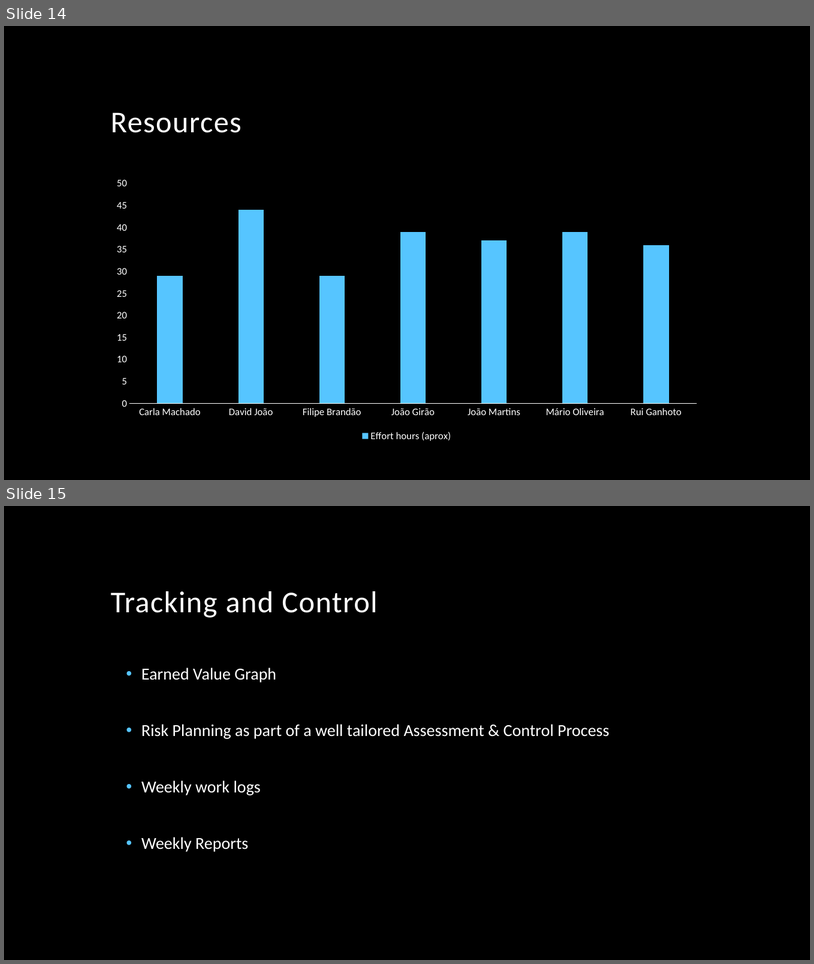
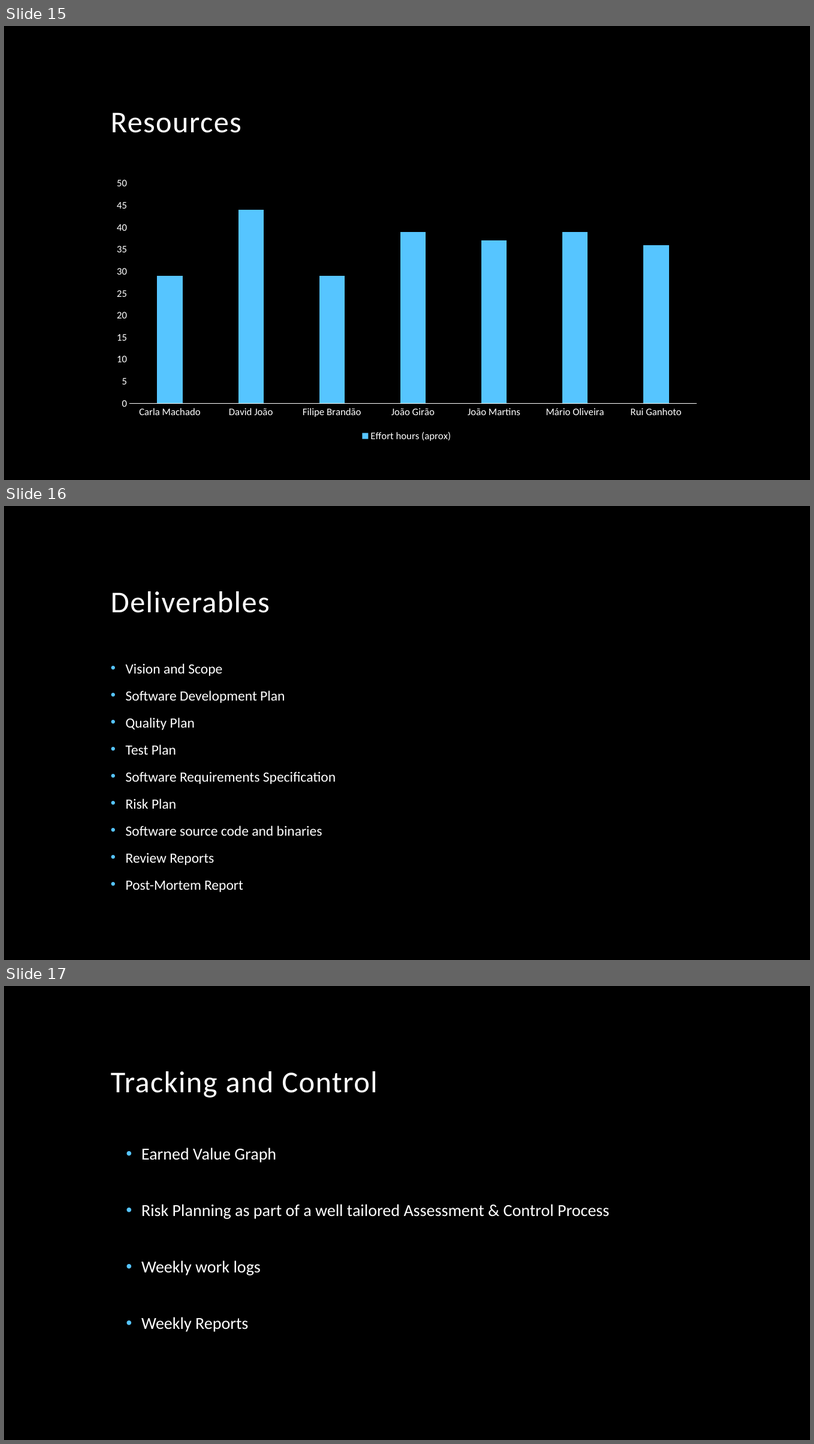
Before and after one commit to jmgirao/projetosoftware1213, a slide deck: Docs/Project documentation/KOM.pptx. Shown one above the other, each under a label of ours: slides 14 and 15 before the commit, slides 15, 16 and 17 after it. The pictures are 814x964 and 814x1444 pixels, drawn with LibreOffice and Linux fonts; fonts in the diff are those of the drawing; background and template pictures are left out. Boxes give left, top, right and bottom in pixels: in the first picture for what was removed or moved away, otherwise in the second. Text is boxed around its words. In the diff, an @@ line names an element or a change of style, - is before the commit and + after.

Commit message:
Added deliverables to KOM.pptx

```diff
--- a/Docs/Project documentation/KOM.pptx
+++ b/Docs/Project documentation/KOM.pptx
@@ slide 16 added at box(4, 506, 810, 960), background picture (left out) @@
@@ title added at box(111, 591, 270, 613), 36 pt, text #FFFFFF @@
+Deliverables
@@ text added at box(126, 663, 336, 892), 16.8 pt, text #FFFFFF @@
+• Vision and Scope
+• Software Development Plan
+• Quality Plan
+• Test Plan
+• Software Requirements Specification
+• Risk Plan
+• Software source code and binaries
+• Review Reports
+• Post-Mortem Report
@@ what was slide 14 is now slide 15 @@
@@ what was slide 15 is now slide 17 @@
```
Also in this commit, not shown: 1 slide changed, 1 other slide added.
